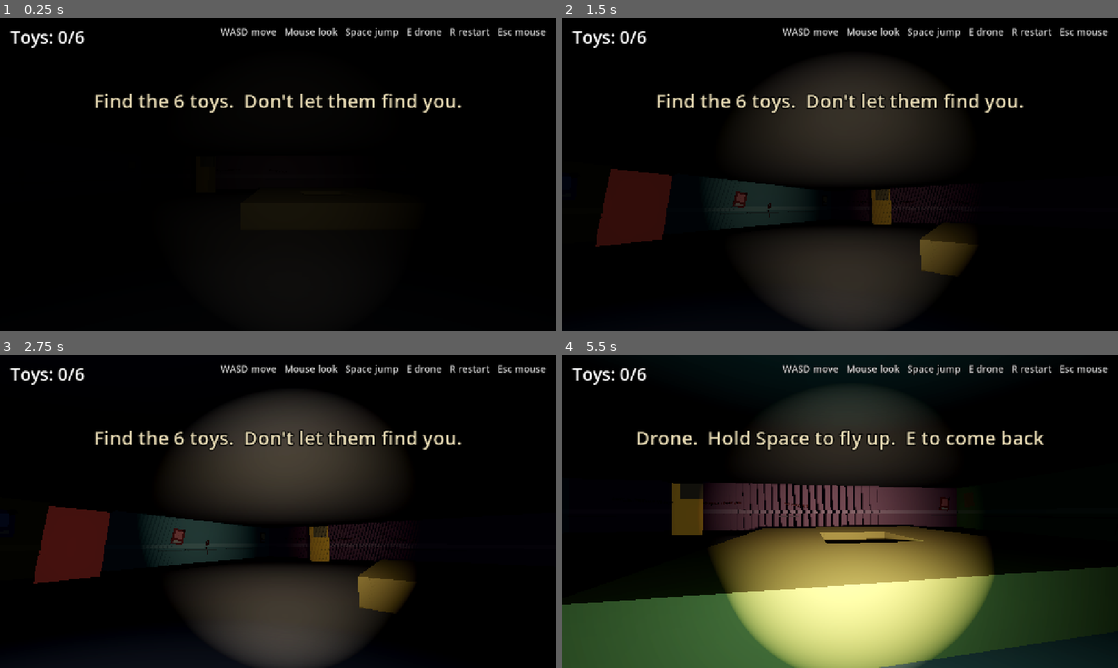
Above: before the commit, frames 1-4 (two rows, left to right).
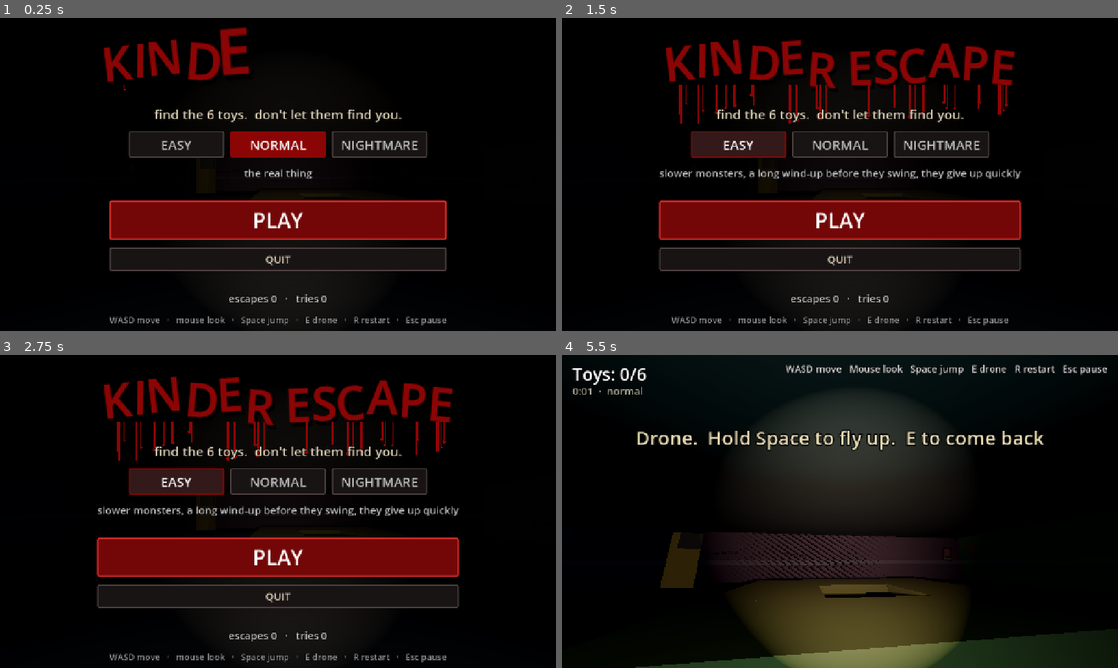
Above: after the commit, the same moments.

Repository: thorrism/mavericks-playground
Game: Godot game, scene res://scenes/kinder.tscn
Same seed, same stepped clock (60 frames per second), same inputs: the game is played once before the commit and once after it.
Inputs (mouse positions are in pixels of both pictures, inside the frame that each line leads up to):
- Up to frame 1 (0.25 s): no input
- Up to frame 2 (1.5 s): click (940, 143) at 0.5 s, where only the run after the commit has a clickable "NIGHTMARE"; click (739, 143) at 1.25 s, where only the run after the commit has a clickable "EASY"
- Up to frame 3 (2.75 s): click (177, 480) at 2 s, where only the run after the commit has a clickable "EASY"
- Up to frame 4 (5.5 s): click (840, 480) at 2.75 s, where only the run after the commit has a clickable "NORMAL"; click (840, 480) at 3.5 s, where only the run after the commit has a clickable "NORMAL"; click (840, 558) at 4.25 s, where only the run after the commit has a clickable "PLAY"; tap Enter (ui_accept) at 5 s; move the mouse to (867, 511) at 5.02 s; hold W (move_forward) from 5.03 s (still down); hold Enter (ui_accept) from 5.03 s (still down); tap E (drone) at 5.1 s; tap Space (jump) at 5.27 s

The runs differ from the first frame. In frame 1, 18% of the frame differs, in the area x 1-99%, y 2-99%; in frame 2, 29%; in frame 3, 36%; in frame 4, 39%, in the area x 0-100%, y 3-100%.

Commit message:
Title screen, EASY/NORMAL/NIGHTMARE difficulty, pause menu (Esc / II on phone), run timer, saved records (tries, escapes, best time)
Co-Authored-By: Devin AI <158243242+devin-ai-integration[bot]@users.noreply.github.com>

Diff:
--- a/project.godot
+++ b/project.godot
@@ -14,6 +14,7 @@
 [autoload]
 
 Game="*res://scripts/game.gd"
+Settings="*res://scripts/settings.gd"
 
 [display]
 
--- a/scenes/kinder.tscn
+++ b/scenes/kinder.tscn
@@ -6,6 +6,7 @@
 [ext_resource type="Script" path="res://scripts/touch_controls.gd" id="4_touch"]
 [ext_resource type="Script" path="res://scripts/spooky_audio.gd" id="5_audio"]
 [ext_resource type="Script" path="res://scripts/blood_text.gd" id="6_blood"]
+[ext_resource type="Script" path="res://scripts/menu.gd" id="7_menu"]
 
 [sub_resource type="Shader" id="Shader_vignette"]
 code = "shader_type canvas_item;
@@ -66,6 +67,7 @@
 spot_angle_attenuation = 1.2
 
 [node name="Audio" type="Node" parent="."]
+process_mode = 3
 script = ExtResource("5_audio")
 
 [node name="Robot" parent="." instance=ExtResource("2_robot")]
@@ -109,6 +111,17 @@
 theme_override_font_sizes/font_size = 40
 text = "Toys: 0/0"
 
+[node name="TimeLabel" type="Label" parent="HUD"]
+offset_left = 24.0
+offset_top = 66.0
+offset_right = 400.0
+offset_bottom = 100.0
+theme_override_colors/font_color = Color(0.8, 0.78, 0.7, 0.9)
+theme_override_colors/font_outline_color = Color(0, 0, 0, 1)
+theme_override_constants/outline_size = 6
+theme_override_font_sizes/font_size = 24
+text = "0:00"
+
 [node name="HelpLabel" type="Label" parent="HUD"]
 anchors_preset = 1
 anchor_left = 1.0
@@ -122,7 +135,7 @@
 theme_override_colors/font_outline_color = Color(0, 0, 0, 1)
 theme_override_constants/outline_size = 6
 theme_override_font_sizes/font_size = 22
-text = "WASD move   Mouse look   Space jump   E drone   R restart   Esc mouse"
+text = "WASD move   Mouse look   Space jump   E drone   R restart   Esc pause"
 horizontal_alignment = 2
 
 [node name="MessageLabel" type="Label" parent="HUD"]
@@ -155,6 +168,11 @@
 mouse_filter = 2
 script = ExtResource("6_blood")
 
+[node name="Menu" type="CanvasLayer" parent="."]
+process_mode = 3
+layer = 20
+script = ExtResource("7_menu")
+
 [node name="TouchControls" type="CanvasLayer" parent="."]
 script = ExtResource("4_touch")
 
--- a/scripts/blood_text.gd
+++ b/scripts/blood_text.gd
@@ -3,6 +3,8 @@
 ## Call scare("RUN") and it does the rest.
 
 @export var font_size := 128
+@export var y_fraction := 0.42   # how far down the screen the letters sit
+@export var drip_length := 1.0   # 1 = long drips, 0.5 = half as long
 @export var color := Color(0.55, 0.02, 0.02)
 @export var shadow_color := Color(0.0, 0.0, 0.0, 0.85)
 
@@ -31,7 +33,7 @@
 	for ch in text:
 		total += _font.get_char_size(ch.unicode_at(0), fs).x
 	var x := (size.x - total) / 2.0
-	var y := size.y * 0.42
+	var y := size.y * y_fraction
 	for i in text.length():
 		var ch := text[i]
 		var w := _font.get_char_size(ch.unicode_at(0), fs).x
@@ -43,7 +45,7 @@
 			for _k in randi_range(1, 3):
 				_drips.append({
 					"x": x + w * randf_range(0.15, 0.85), "y": y + fs * 0.08, "len": 0.0,
-					"max": randf_range(60.0, 260.0) * fs / font_size, "speed": randf_range(140.0, 380.0),
+					"max": randf_range(60.0, 260.0) * drip_length * fs / font_size, "speed": randf_range(140.0, 380.0),
 					"w": randf_range(4.0, 11.0) * fs / font_size, "delay": i * 0.05 + randf_range(0.1, 0.6),
 				})
 		x += w
--- a/scripts/game.gd
+++ b/scripts/game.gd
@@ -14,6 +14,11 @@
 var score := 0
 var total_batteries := 0
 var collected := 0
+
+## Show the title screen when the level loads? True at boot and after an escape,
+## false after you get caught (straight back in - no menu between tries).
+var title_pending := true
+var last_result := ""   # "YOU ESCAPED in 1:23" for the title screen to show
 
 
 func reset_level(battery_count: int) -> void:
--- a/scripts/hud.gd
+++ b/scripts/hud.gd
@@ -9,6 +9,12 @@
 
 @onready var score_label: Label = $ScoreLabel
 @onready var message_label: Label = $MessageLabel
+@onready var time_label: Label = get_node_or_null("TimeLabel")     # "1:23 · normal", only in levels that have one
+@onready var help_label: Label = get_node_or_null("HelpLabel")     # controls; fades out once you're playing
+
+## Time since the run started. The level starts/stops it.
+var elapsed := 0.0
+var ticking := false
 
 var _fade: Tween
 
@@ -21,6 +27,32 @@
 	_on_score_changed(Game.score)
 	_on_collected_changed(Game.collected, Game.total_batteries)
 	show_message(intro_text)
+	if time_label:
+		time_label.text = ""
+
+
+func _process(delta: float) -> void:
+	if not ticking:
+		return
+	elapsed += delta
+	if time_label:
+		time_label.text = "%s  ·  %s" % [Settings.fmt_time(elapsed), Settings.NAMES[Settings.difficulty].to_lower()]
+
+
+func start_clock() -> void:
+	elapsed = 0.0
+	ticking = true
+	if help_label:
+		if TouchControls.is_touch():
+			help_label.text = "drag to look   joystick to move   II pause"
+		help_label.modulate.a = 1.0
+		var t := create_tween()
+		t.tween_interval(12.0)
+		t.tween_property(help_label, "modulate:a", 0.0, 2.0)
+
+
+func stop_clock() -> void:
+	ticking = false
 
 
 func _on_score_changed(score: int) -> void:
--- a/scripts/kinder.gd
+++ b/scripts/kinder.gd
@@ -86,6 +86,8 @@
 @onready var fade: ColorRect = $HUD/Fade
 @onready var vignette: ColorRect = $HUD/Vignette
 @onready var blood_text: Control = $HUD/BloodText
+@onready var hud: CanvasLayer = $HUD
+@onready var menu: CanvasLayer = $Menu
 @onready var env: WorldEnvironment = $WorldEnvironment
 
 var drone: CharacterBody3D
@@ -93,6 +95,7 @@
 var _doors := {}       # "1" -> door node
 var _escaped := false
 var _caught := false
+var _playing := false   # false while the title screen is up
 var _exit_z := 0.0
 var _world: Node3D
 var _grid: AStarGrid2D
@@ -144,6 +147,32 @@
 
 	_yaw = 0.0   # face "up" the map, towards the fence and the first door
 	_update_camera(0.0)
+
+	menu.opened.connect(func() -> void: hud.visible = false)
+	menu.play.connect(_on_menu_play)
+	menu.restart.connect(_restart)
+	if Game.title_pending:
+		# first boot / just escaped: the title screen, with the level frozen behind it
+		Game.title_pending = false
+		menu.show_title.call_deferred(Game.last_result)
+		Game.last_result = ""
+	else:
+		_begin_run()
+
+
+## PLAY on the title screen, or RESUME from the pause menu.
+func _on_menu_play() -> void:
+	hud.visible = true
+	if not _playing:
+		_begin_run()
+	elif not TouchControls.is_touch():
+		Input.mouse_mode = Input.MOUSE_MODE_CAPTURED
+
+
+func _begin_run() -> void:
+	_playing = true
+	Settings.record_attempt()
+	hud.start_clock()
 	if not TouchControls.is_touch():
 		Input.mouse_mode = Input.MOUSE_MODE_CAPTURED
 
@@ -152,8 +181,8 @@
 	if event is InputEventMouseMotion and Input.mouse_mode == Input.MOUSE_MODE_CAPTURED:
 		_look(event.relative * mouse_sensitivity)
 	elif event.is_action_pressed("ui_cancel"):
-		# Esc gives the mouse back; click the window to grab it again
-		Input.mouse_mode = Input.MOUSE_MODE_VISIBLE
+		if _playing and not _caught and not _escaped:
+			menu.show_pause()
 	elif event is InputEventMouseButton and event.pressed and Input.mouse_mode != Input.MOUSE_MODE_CAPTURED and not TouchControls.is_touch():
 		Input.mouse_mode = Input.MOUSE_MODE_CAPTURED
 
@@ -257,6 +286,10 @@
 		_set_drone_active(false, true)
 	robot.active = false
 	robot.velocity = Vector3.ZERO
+	hud.stop_clock()
+	var record := Settings.record_escape(hud.elapsed)
+	Game.last_result = "YOU ESCAPED in %s%s" % [Settings.fmt_time(hud.elapsed), "   -   NEW RECORD!" if record else ""]
+	Game.title_pending = true
 	Game.say("YOU ESCAPED!", 4.0)
 	blood_text.scare("YOU ESCAPED", 3.5)
 	fade.color = Color(1.0, 0.9, 0.6, 1.0)
@@ -303,6 +336,7 @@
 	if drone.active:
 		_set_drone_active(false, true)
 	robot.active = false
+	hud.stop_clock()
 	_shake = 1.0
 	var to_monster := monster.global_position - robot.global_position
 	_yaw = atan2(-to_monster.x, -to_monster.z)
--- /dev/null
+++ b/scripts/menu.gd
@@ -0,0 +1,277 @@
+extends CanvasLayer
+## The title screen and the pause menu (Esc), built in code. The game is frozen while
+## it's up. Pick a difficulty here; it saves and applies straight away.
+##   Title:  KINDER ESCAPE in dripping blood, difficulty, PLAY, your records
+##   Pause:  RESUME / RESTART / difficulty / QUIT
+## Enter or Space = play/resume, Left/Right = change difficulty, Esc = back to the game.
+
+signal opened
+signal play
+signal restart
+
+enum Mode { HIDDEN, TITLE, PAUSED }
+
+const BLOOD := Color(0.55, 0.02, 0.02)
+const BONE := Color(0.85, 0.8, 0.7)
+const DIM := Color(0.75, 0.75, 0.75)
+const BloodTextScript := preload("res://scripts/blood_text.gd")
+
+var mode := Mode.HIDDEN
+
+var _dim: ColorRect
+var _title: Control
+var _heading: Label
+var _result: Label
+var _tagline: Label
+var _diff_buttons: Array[Button] = []
+var _blurb: Label
+var _play: Button
+var _restart: Button
+var _quit: Button
+var _stats: Label
+var _controls: Label
+var _pause_tap: Button
+var _box: VBoxContainer
+var _gap: Control
+
+
+func _ready() -> void:
+	layer = 20
+	process_mode = PROCESS_MODE_ALWAYS
+	_build()
+	_dim.visible = false
+	_box.visible = false
+	_title.visible = false
+	Settings.changed.connect(_refresh)
+
+
+func _unhandled_input(event: InputEvent) -> void:
+	if mode == Mode.HIDDEN:
+		return
+	if event.is_action_pressed("ui_accept"):
+		_on_play()
+	elif event.is_action_pressed("ui_cancel") and mode == Mode.PAUSED:
+		_on_play()
+	elif event.is_action_pressed("ui_left"):
+		Settings.set_difficulty(wrapi(Settings.difficulty - 1, 0, Settings.NAMES.size()))
+	elif event.is_action_pressed("ui_right"):
+		Settings.set_difficulty(wrapi(Settings.difficulty + 1, 0, Settings.NAMES.size()))
+	else:
+		return
+	get_viewport().set_input_as_handled()   # so the level doesn't also see this key
+
+
+## The big screen at the start (and after you escape). result = "YOU ESCAPED in 1:23" or "".
+func show_title(result := "") -> void:
+	mode = Mode.TITLE
+	_heading.visible = false
+	_title.visible = true
+	_gap.visible = true
+	_title.scare("KINDER ESCAPE", 1.0e9)
+	_result.text = result
+	_result.visible = result != ""
+	_tagline.visible = true
+	_play.text = "PLAY"
+	_restart.visible = false
+	_stats.visible = true
+	_open()
+
+
+func show_pause() -> void:
+	mode = Mode.PAUSED
+	_title.visible = false
+	_gap.visible = false
+	_heading.visible = true
+	_result.visible = false
+	_tagline.visible = false
+	_play.text = "RESUME"
+	_restart.visible = true
+	_stats.visible = false
+	_open()
+
+
+func hide_menu() -> void:
+	mode = Mode.HIDDEN
+	_dim.visible = false
+	_box.visible = false
+	_title.visible = false
+	_pause_tap.visible = TouchControls.is_touch()
+	get_tree().paused = false
+
+
+func _open() -> void:
+	_refresh()
+	_dim.visible = true
+	_box.visible = true
+	_pause_tap.visible = false
+	_quit.visible = not OS.has_feature("mobile")
+	get_tree().paused = true
+	Input.mouse_mode = Input.MOUSE_MODE_VISIBLE
+	_play.grab_focus()
+	opened.emit()
+
+
+func _on_play() -> void:
+	hide_menu()
+	play.emit()
+
+
+func _on_restart() -> void:
+	hide_menu()
+	restart.emit()
+
+
+func _refresh() -> void:
+	for i in _diff_buttons.size():
+		var b := _diff_buttons[i]
+		var picked := i == Settings.difficulty
+		b.add_theme_stylebox_override("normal", _style(BLOOD if picked else Color(0.1, 0.08, 0.08), BLOOD if picked else Color(0.3, 0.25, 0.25)))
+		b.add_theme_color_override("font_color", Color.WHITE if picked else DIM)
+	_blurb.text = Settings.BLURBS[Settings.difficulty]
+	var stats := "escapes %d   ·   tries %d" % [Settings.escapes, Settings.attempts]
+	if Settings.best_time > 0.0:
+		stats += "   ·   best %s" % Settings.fmt_time(Settings.best_time)
+	_stats.text = stats
+	_controls.text = ("drag to look   ·   joystick to move   ·   JUMP   ·   DRONE" if TouchControls.is_touch()
+		else "WASD move   ·   mouse look   ·   Space jump   ·   E drone   ·   R restart   ·   Esc pause")
+
+
+# ---------------------------------------------------------------------------
+# Building the screen
+# ---------------------------------------------------------------------------
+func _build() -> void:
+	_dim = ColorRect.new()
+	_dim.name = "Dim"
+	_dim.color = Color(0.0, 0.0, 0.0, 0.78)
+	_dim.set_anchors_preset(Control.PRESET_FULL_RECT)
+	_dim.mouse_filter = Control.MOUSE_FILTER_STOP
+	add_child(_dim)
+
+	_title = Control.new()
+	_title.name = "Title"
+	_title.set_script(BloodTextScript)
+	_title.font_size = 175
+	_title.y_fraction = 0.2
+	_title.drip_length = 0.55
+	_title.set_anchors_preset(Control.PRESET_FULL_RECT)
+	add_child(_title)
+
+	var center := CenterContainer.new()
+	center.name = "Center"
+	center.set_anchors_preset(Control.PRESET_FULL_RECT)
+	center.mouse_filter = Control.MOUSE_FILTER_IGNORE
+	add_child(center)
+
+	_box = VBoxContainer.new()
+	_box.name = "Box"
+	_box.alignment = BoxContainer.ALIGNMENT_CENTER
+	_box.add_theme_constant_override("separation", 18)
+	center.add_child(_box)
+
+	_heading = _label("PAUSED", 96, BLOOD)
+	_heading.add_theme_color_override("font_outline_color", Color.BLACK)
+	_heading.add_theme_constant_override("outline_size", 16)
+	_box.add_child(_heading)
+
+	_gap = _spacer(170)   # room for the dripping title above
+	_box.add_child(_gap)
+
+	_result = _label("", 40, Color(1.0, 0.85, 0.4))
+	_box.add_child(_result)
+	_tagline = _label("find the 6 toys.  don't let them find you.", 30, BONE)
+	_box.add_child(_tagline)
+
+	var row := HBoxContainer.new()
+	row.name = "Difficulty"
+	row.alignment = BoxContainer.ALIGNMENT_CENTER
+	row.add_theme_constant_override("separation", 14)
+	_box.add_child(row)
+	for i in Settings.NAMES.size():
+		var b := _button(Settings.NAMES[i], 30)
+		b.custom_minimum_size = Vector2(220, 60)
+		b.focus_mode = Control.FOCUS_NONE
+		b.pressed.connect(func(): Settings.set_difficulty(i))
+		row.add_child(b)
+		_diff_buttons.append(b)
+	_blurb = _label("", 24, DIM)
+	_box.add_child(_blurb)
+
+	_box.add_child(_spacer(10))
+	_play = _button("PLAY", 48)
+	_play.custom_minimum_size = Vector2(360, 90)
+	_play.add_theme_stylebox_override("normal", _style(Color(0.35, 0.02, 0.02), BLOOD))
+	_play.add_theme_stylebox_override("hover", _style(BLOOD, Color(0.8, 0.1, 0.1)))
+	_play.add_theme_stylebox_override("focus", _style(Color(0.45, 0.03, 0.03), Color(0.9, 0.2, 0.2)))
+	_play.pressed.connect(_on_play)
+	_box.add_child(_play)
+
+	_restart = _button("RESTART", 30)
+	_restart.custom_minimum_size = Vector2(360, 60)
+	_restart.pressed.connect(_on_restart)
+	_box.add_child(_restart)
+
+	_quit = _button("QUIT", 24)
+	_quit.custom_minimum_size = Vector2(360, 50)
+	_quit.pressed.connect(func(): get_tree().quit())
+	_box.add_child(_quit)
+
+	_box.add_child(_spacer(10))
+	_stats = _label("", 24, DIM)
+	_box.add_child(_stats)
+	_controls = _label("", 20, Color(0.6, 0.6, 0.6))
+	_box.add_child(_controls)
+
+	# phones have no Esc key: a little pause button in the corner while playing
+	_pause_tap = _button("II", 28)
+	_pause_tap.name = "PauseTap"
+	_pause_tap.set_anchors_preset(Control.PRESET_TOP_RIGHT)
+	_pause_tap.offset_left = -100
+	_pause_tap.offset_right = -30
+	_pause_tap.offset_top = 80
+	_pause_tap.offset_bottom = 140
+	_pause_tap.focus_mode = Control.FOCUS_NONE
+	_pause_tap.pressed.connect(show_pause)
+	_pause_tap.visible = false
+	add_child(_pause_tap)
+
+
+func _label(text: String, size: int, color: Color) -> Label:
+	var l := Label.new()
+	l.text = text
+	l.horizontal_alignment = HORIZONTAL_ALIGNMENT_CENTER
+	l.add_theme_font_size_override("font_size", size)
+	l.add_theme_color_override("font_color", color)
+	l.add_theme_color_override("font_outline_color", Color.BLACK)
+	l.add_theme_constant_override("outline_size", 6)
+	return l
+
+
+func _button(text: String, size: int) -> Button:
+	var b := Button.new()
+	b.text = text
+	b.add_theme_font_size_override("font_size", size)
+	b.add_theme_color_override("font_color", BONE)
+	b.add_theme_color_override("font_hover_color", Color.WHITE)
+	b.add_theme_color_override("font_focus_color", Color.WHITE)
+	b.add_theme_color_override("font_pressed_color", Color.WHITE)
+	b.add_theme_stylebox_override("normal", _style(Color(0.1, 0.08, 0.08), Color(0.3, 0.25, 0.25)))
+	b.add_theme_stylebox_override("hover", _style(Color(0.2, 0.1, 0.1), BLOOD))
+	b.add_theme_stylebox_override("pressed", _style(BLOOD, BLOOD))
+	b.add_theme_stylebox_override("focus", _style(Color(0.2, 0.1, 0.1), Color(0.8, 0.2, 0.2)))
+	return b
+
+
+func _style(bg: Color, border: Color) -> StyleBoxFlat:
+	var s := StyleBoxFlat.new()
+	s.bg_color = bg
+	s.border_color = border
+	s.set_border_width_all(3)
+	s.set_corner_radius_all(4)
+	s.set_content_margin_all(10)
+	return s
+
+
+func _spacer(height: float) -> Control:
+	var c := Control.new()
+	c.custom_minimum_size = Vector2(0, height)
+	return c
--- a/scripts/monster.gd
+++ b/scripts/monster.gd
@@ -98,10 +98,34 @@
 var _attack_sound := "snarl"
 var _step_db := 0.0
 
+# the NORMAL numbers from _apply_kind, so difficulty changes scale from here and never compound
+var _base_wander_speed := 0.0
+var _base_chase_speed := 0.0
+var _base_see_distance := 0.0
+var _base_hear_distance := 0.0
+var _base_windup_time := 0.0
+var _base_commit_before := 0.0
+var _base_recover_time := 0.0
+var _base_lose_after := 0.0
+var _base_search_time := 0.0
+var _base_spawn_grace := 0.0
+
 
 func _ready() -> void:
 	add_to_group("monster")
 	_apply_kind()
+	_base_wander_speed = wander_speed
+	_base_chase_speed = chase_speed
+	_base_see_distance = see_distance
+	_base_hear_distance = hear_distance
+	_base_windup_time = windup_time
+	_base_commit_before = commit_before
+	_base_recover_time = recover_time
+	_base_lose_after = lose_after
+	_base_search_time = search_time
+	_base_spawn_grace = spawn_grace
+	_apply_difficulty()
+	Settings.changed.connect(_apply_difficulty)
 	_grace = spawn_grace
 	_home = global_position
 	_target = _home
@@ -121,6 +145,21 @@
 	_audio.autoplay = true
 	_audio.position.y = 1.0
 	add_child(_audio)
+
+
+## The difficulty picked on the title screen scales the numbers from _apply_kind (see Settings.TUNING).
+func _apply_difficulty() -> void:
+	var t: Dictionary = Settings.monster_tuning()
+	wander_speed = _base_wander_speed * t["speed"]
+	chase_speed = _base_chase_speed * t["speed"]
+	see_distance = _base_see_distance * t["sight"]
+	hear_distance = _base_hear_distance * t["sight"]
+	windup_time = _base_windup_time * t["windup"]
+	commit_before = _base_commit_before * t["windup"]
+	recover_time = _base_recover_time * t["recover"]
+	lose_after = _base_lose_after * t["persist"]
+	search_time = _base_search_time * t["persist"]
+	spawn_grace = _base_spawn_grace * t["grace"]
 
 
 func _apply_kind() -> void:
--- /dev/null
+++ b/scripts/settings.gd
@@ -0,0 +1,83 @@
+extends Node
+## Things that survive between plays (autoloaded as `Settings`, saved to user://kinder.cfg):
+## the difficulty you picked and your records. The title screen shows and changes these.
+
+signal changed
+
+enum Difficulty { EASY, NORMAL, NIGHTMARE }
+
+const NAMES: Array[String] = ["EASY", "NORMAL", "NIGHTMARE"]
+const BLURBS: Array[String] = [
+	"slower monsters, a long wind-up before they swing, they give up quickly",
+	"the real thing",
+	"fast, sharp-eyed, they swing quick and they don't forget you",
+]
+## What each difficulty does to every monster (multiplies the numbers in monster.gd).
+##   speed   walking + chasing        sight    how far it sees / hears
+##   windup  arms-up warning time     recover  how long it's stuck after a swing
+##   persist how long it keeps hunting once it lost you      grace  safe seconds after a restart
+const TUNING: Array[Dictionary] = [
+	{"speed": 0.85, "sight": 0.8, "windup": 1.35, "recover": 1.4, "persist": 0.7, "grace": 1.5},
+	{"speed": 1.0, "sight": 1.0, "windup": 1.0, "recover": 1.0, "persist": 1.0, "grace": 1.0},
+	{"speed": 1.12, "sight": 1.3, "windup": 0.8, "recover": 0.75, "persist": 1.5, "grace": 0.5},
+]
+const PATH := "user://kinder.cfg"
+
+var difficulty: int = Difficulty.NORMAL
+var attempts := 0
+var escapes := 0
+var best_time := 0.0   # seconds; 0 = never escaped
+var persist := true    # tests turn this off so they don't touch your records
+
+
+func _ready() -> void:
+	var cfg := ConfigFile.new()
+	if cfg.load(PATH) == OK:
+		difficulty = clampi(cfg.get_value("game", "difficulty", Difficulty.NORMAL), 0, NAMES.size() - 1)
+		attempts = cfg.get_value("records", "attempts", 0)
+		escapes = cfg.get_value("records", "escapes", 0)
+		best_time = cfg.get_value("records", "best_time", 0.0)
+
+
+func set_difficulty(d: int) -> void:
+	if d == difficulty:
+		return
+	difficulty = d
+	save()
+	changed.emit()
+
+
+func monster_tuning() -> Dictionary:
+	return TUNING[difficulty]
+
+
+func record_attempt() -> void:
+	attempts += 1
+	save()
+
+
+## Returns true if this was a new record.
+func record_escape(seconds: float) -> bool:
+	escapes += 1
+	var record := best_time <= 0.0 or seconds < best_time
+	if record:
+		best_time = seconds
+	save()
+	return record
+
+
+func save() -> void:
+	if not persist:
+		return
+	var cfg := ConfigFile.new()
+	cfg.set_value("game", "difficulty", difficulty)
+	cfg.set_value("records", "attempts", attempts)
+	cfg.set_value("records", "escapes", escapes)
+	cfg.set_value("records", "best_time", best_time)
+	cfg.save(PATH)
+
+
+## 83.4 -> "1:23"
+static func fmt_time(seconds: float) -> String:
+	var s := int(seconds)
+	return "%d:%02d" % [s / 60, s % 60]
--- a/scripts/spooky_audio.gd
+++ b/scripts/spooky_audio.gd
@@ -82,7 +82,7 @@
 
 func _footsteps(delta: float) -> void:
 	var players := get_tree().get_nodes_in_group("player")
-	if players.is_empty():
+	if players.is_empty() or get_tree().paused:   # the music keeps going on the menus; feet don't
 		return
 	var p: CharacterBody3D = players[0]
 	var on_floor := p.is_on_floor()
--- a/tests/smoke_test.gd
+++ b/tests/smoke_test.gd
@@ -4,6 +4,7 @@
 
 var _failures := 0
 var game: Node
+var settings: Node
 
 
 func _check(ok: bool, what: String) -> void:
@@ -24,6 +25,14 @@
 		game = load("res://scripts/game.gd").new()
 		game.name = "Game"
 		root.add_child(game)
+	settings = root.get_node_or_null("Settings")
+	if settings == null:
+		settings = load("res://scripts/settings.gd").new()
+		settings.name = "Settings"
+		root.add_child(settings)
+	settings.persist = false   # don't touch the player's saved records
+	settings.difficulty = settings.Difficulty.NORMAL
+	game.title_pending = false   # no title screen: straight into the level
 
 	await _test_arena()
 	await _test_kinder()
@@ -403,9 +412,42 @@
 		if child.has_method("find_path"):
 			after_escape = child
 	_check(after_escape != null and after_escape != level and game.collected == 0, "escaping starts a fresh level")
+	_check(settings.escapes == 1 and settings.best_time > 0.0, "escape recorded: %d escape(s), best %s" % [settings.escapes, settings.fmt_time(settings.best_time)])
 	if after_escape:
+		await _test_menus(after_escape)
 		after_escape.queue_free()
 	await process_frame
+
+
+## Title screen after an escape, PLAY, Esc pause menu, difficulty changing monsters live.
+func _test_menus(level: Node3D) -> void:
+	var menu: CanvasLayer = level.get_node("Menu")
+	var hud: CanvasLayer = level.get_node("HUD")
+	await process_frame
+	_check(menu.mode == menu.Mode.TITLE and paused, "after escaping, the title screen is up and the level is frozen")
+	_check(menu._result.visible and menu._result.text.begins_with("YOU ESCAPED in"), "title shows your time: '%s'" % menu._result.text)
+	_check(not level._playing and not hud.ticking, "clock isn't running on the title screen")
+	var tries: int = settings.attempts
+	menu._on_play()
+	await process_frame
+	_check(menu.mode == menu.Mode.HIDDEN and not paused and level._playing and hud.ticking, "PLAY: menu gone, level running, clock ticking")
+	_check(settings.attempts == tries + 1, "PLAY counts as a try (%d)" % settings.attempts)
+
+	var monster: CharacterBody3D = get_nodes_in_group("monster")[0]
+	var normal_windup: float = monster.windup_time
+	var normal_speed: float = monster.chase_speed
+	menu.show_pause()
+	await process_frame
+	_check(menu.mode == menu.Mode.PAUSED and paused and Input.mouse_mode == Input.MOUSE_MODE_VISIBLE, "pause menu freezes the game and frees the mouse")
+	settings.set_difficulty(settings.Difficulty.EASY)
+	_check(monster.windup_time > normal_windup * 1.2 and monster.chase_speed < normal_speed, "EASY: longer wind-up (%.2fs), slower chase (%.1f)" % [monster.windup_time, monster.chase_speed])
+	settings.set_difficulty(settings.Difficulty.NIGHTMARE)
+	_check(monster.windup_time < normal_windup and monster.chase_speed > normal_speed, "NIGHTMARE: shorter wind-up (%.2fs), faster chase (%.1f)" % [monster.windup_time, monster.chase_speed])
+	settings.set_difficulty(settings.Difficulty.NORMAL)
+	_check(is_equal_approx(monster.windup_time, normal_windup), "back to NORMAL restores the numbers exactly")
+	menu._on_play()
+	await process_frame
+	_check(menu.mode == menu.Mode.HIDDEN and not paused, "RESUME unfreezes the game")
 
 
 func _count_in_map(ch: String) -> int:
Not shown: 1 places in scenes/kinder.tscn that only renumber resources
Not shown, added: scripts/menu.gd.uid
Not shown, added: scripts/settings.gd.uid
Not shown, changed: PLAYING_WITH_DEVIN.md
